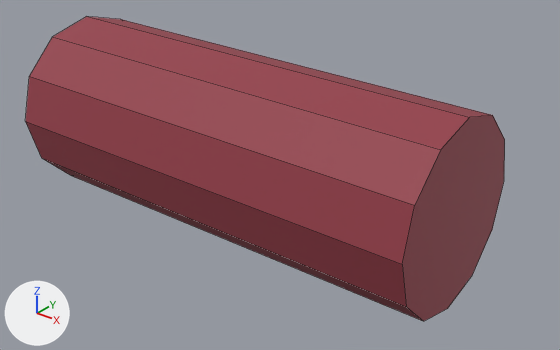
A saved change to the FBX model Assets/Resources/Wear/SinSleeveLeft.fbx.
Both versions are drawn from a 50 mm lens placed at (0.3765, -0.201, 0.9182), pointed at (0.2138, 0.0024, 0.7921). The lights are fixed; the arrows at lower left show +X, +Y and +Z. The picture after the commit comes second. Mesh edges are drawn as thin lines.

The first picture shows 'SinSleeveLeft'.
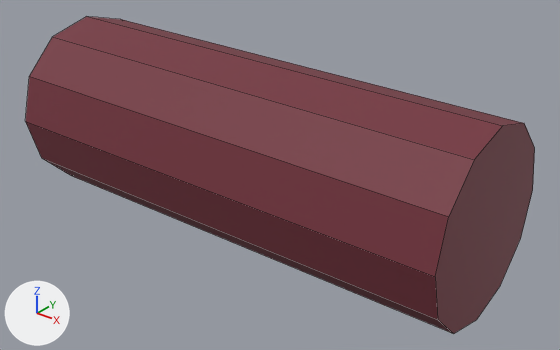
The newer file is also rescaled (x0.944), turned or shifted as a whole; pictures and numbers use the older file's frame.

Pixel boxes (x1, y1, x2, y2) of what changed, in the pictures (560 x 350 px):
'SinSleeveLeft', recoloured, rescaled (red to dark red, 6% wider)
    before: (25, 17, 505, 321)
    after: (25, 17, 535, 334)

What changed in the scene script:
```text
Change mat_robe:
    mat_robe.base_color: (0.3, 0.045, 0.065) -> (0.175, 0.03, 0.045)  # red #953c48 -> dark red #74303c
Change me_sinsleeveleft:
    used by ob_sinsleeveleft; location = (0.0, 0.0, 0.0)
    remove me_sinsleeveleft.from_pydata(...)  # 24 vertices, 14 faces; spans x 0.112..0.287, y -0.036..0.036, z 0.764..0.836
    add me_sinsleeveleft.from_pydata(...)  # 24 vertices, 14 faces; spans x 0.112..0.297, y -0.036..0.036, z 0.764..0.836
    me_sinsleeveleft part 1: the whole mesh is scaled about its middle by (1.06, 0.998, 0.998), then moved by (0.005, 0.0, 0.0)
```
